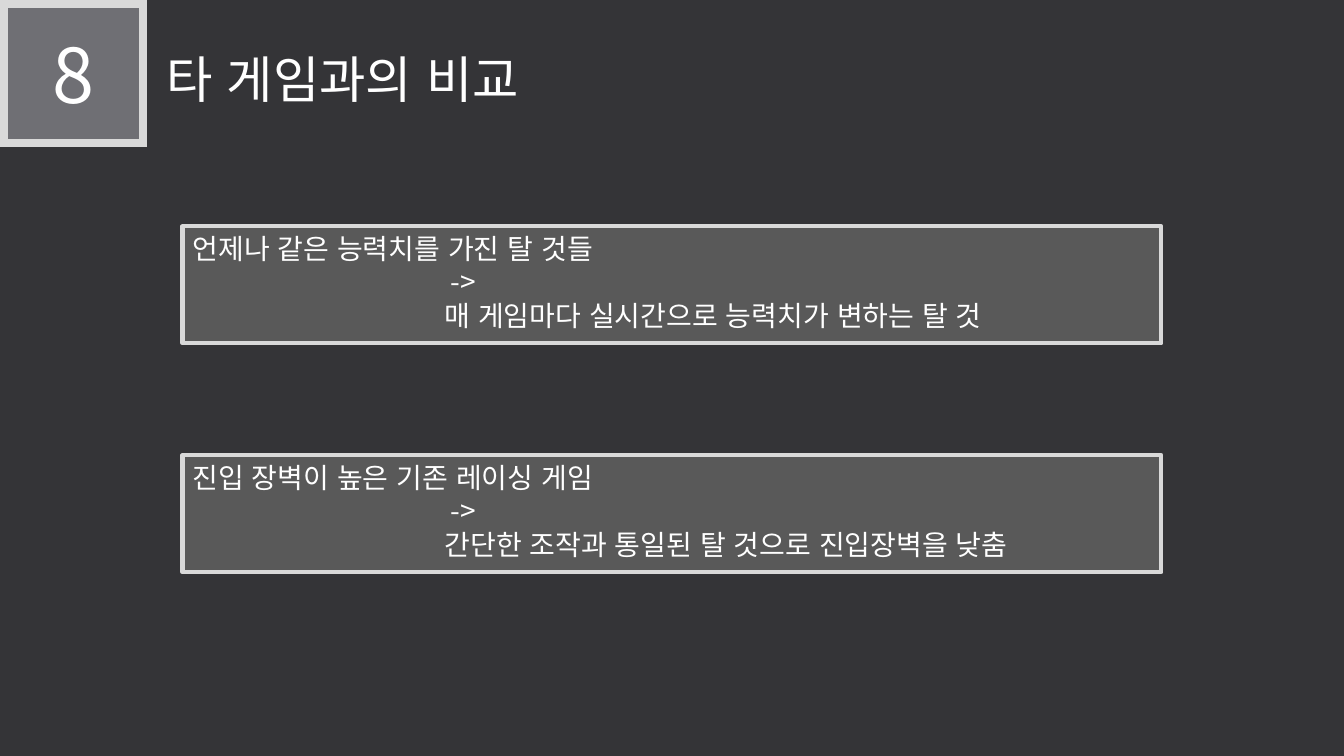
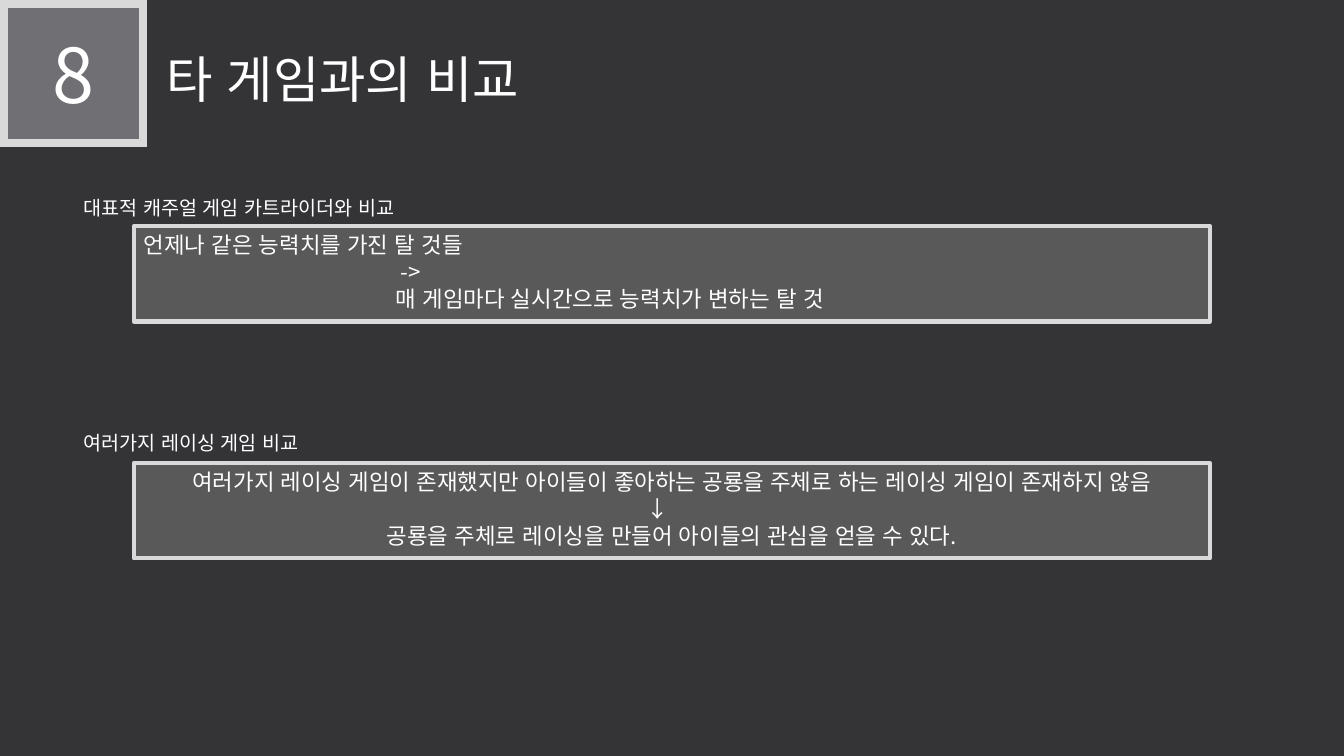
Before and after one commit to LEGO0937/Our_Project, a slide deck: slide 14 of 기획단계/졸작 제안서_α.pptx. Drawn at 1344x756 pixels with LibreOffice and Linux fonts; fonts in the diff are those of the drawing. Boxes give left, top, right and bottom in pixels: in the first picture for what was removed or moved away, otherwise in the second. Text is boxed around its words. In the diff, an @@ line names an element or a change of style, - is before the commit and + after.

Commit message:
수정중

```diff
--- a/기획단계/졸작 제안서_α.pptx
+++ b/기획단계/졸작 제안서_α.pptx
@@ text added at box(84, 198, 394, 217), 14 pt, text #FFFFFF @@
+대표적 캐주얼 게임 카트라이더와 비교
@@ rectangle "언제나 같은 능력치를 가진 탈 ...": place and size @@
-rectangle "언제나 같은 능력치를 가진 탈 ..." at box(182, 227, 1162, 344)
+rectangle "언제나 같은 능력치를 가진 탈 ..." at box(134, 227, 1211, 323)
@@ rectangle "언제나 같은 능력치를 가진 탈 ..." at box(134, 227, 1211, 323): size 20 to 16 pt @@
@@ text added at box(84, 433, 299, 452), 14 pt, text #FFFFFF @@
+여러가지 레이싱 게임 비교
@@ rectangle "여러가지 레이싱 게임이 존재했지만 아이들이 ...": place and size @@
-rectangle "여러가지 레이싱 게임이 존재했지만 아이들이 ..." at box(182, 456, 1162, 573)
+rectangle "여러가지 레이싱 게임이 존재했지만 아이들이 ..." at box(134, 463, 1211, 559)
@@ text in rectangle at box(192, 471, 1151, 546): text changed; size 20 to 16 pt @@
-진입 장벽이 높은 기존 레이싱 게임
-->
-간단한 조작과 통일된 탈 것으로 진입장벽을 낮춤
+여러가지 레이싱 게임이 존재했지만 아이들이 좋아하는 공룡을 주체로 하는 레이싱 게임이 존재하지 않음
+↓
+공룡을 주체로 레이싱을 만들어 아이들의 관심을 얻을 수 있다.
```
